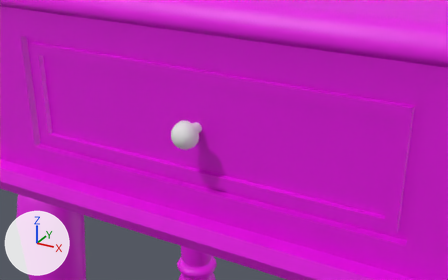
What one commit did to the Blender file 3D assets/Second Table/second-table.blend.
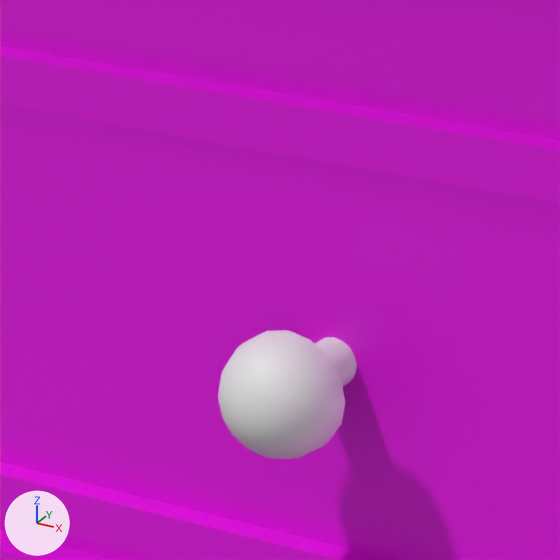
Each version is shown from a 50 mm camera at (0.699, -1.758, 2.524) aimed at (0.075, -0.623, 1.956), then close up on the part from 27% to 55% of the width and 17% to 61% of the height. The axes (+X, +Y, +Z) are drawn at lower left. The lights are the same throughout.

The first close-up shows 'table_drawer_section', 'table_knob'.
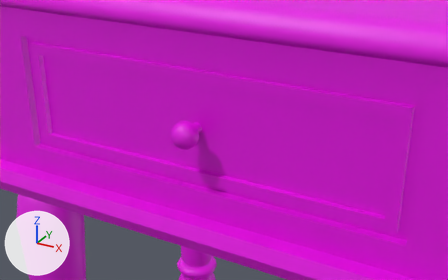
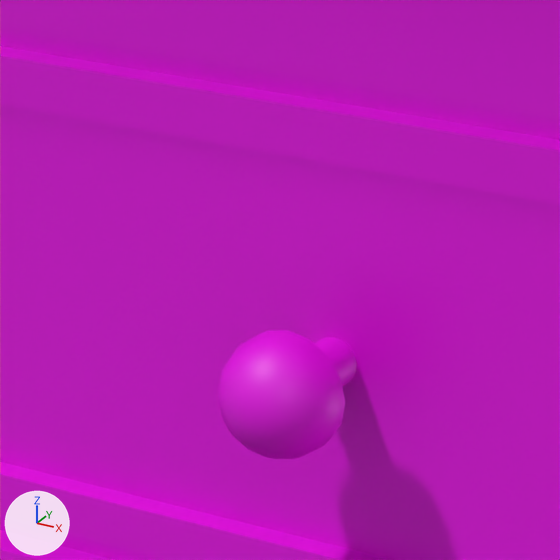
What the commit changed:
me_table_fin__005 has 169 vertices, 334 faces and spans x -3.32..3.32, y -2.65..6.03, z -3.32..3.32.
me_table_fin__005 now uses material mat_m_small_table (pink #e700e5).

Changed parts and their boxes [x1, y1, x2, y2] in the close-ups (560 x 560 px):
'table_knob', recoloured (white to pink)
    both: [218, 330, 357, 459]
